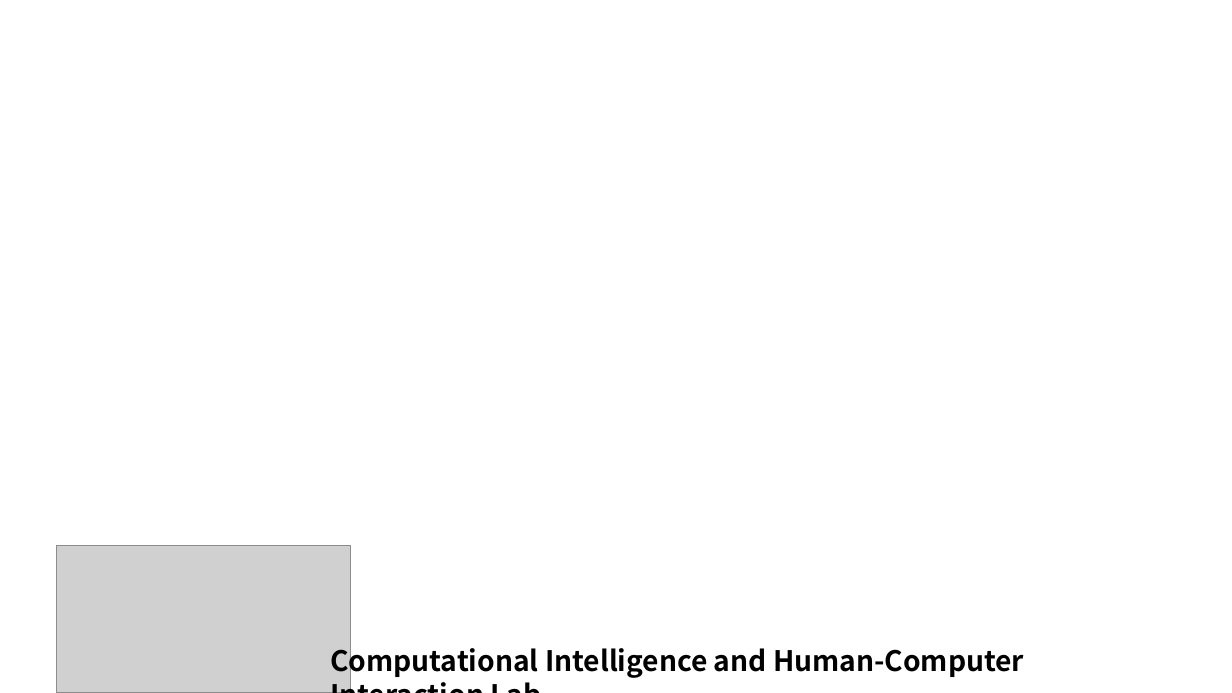
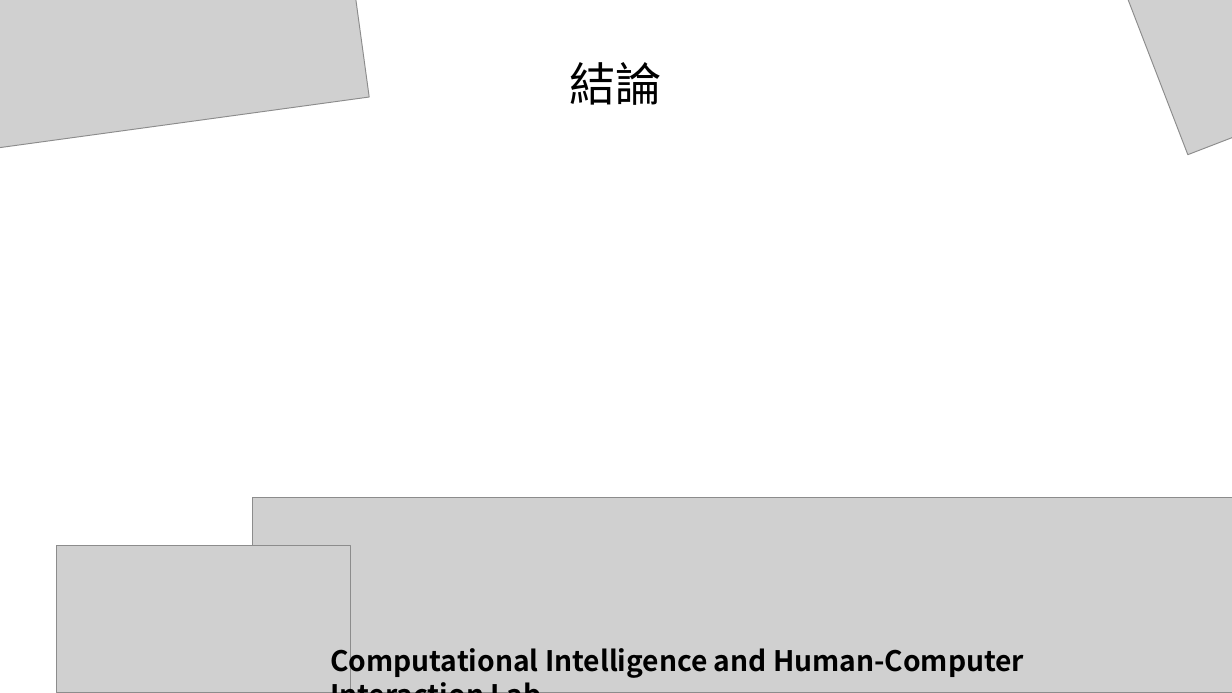
Before and after one commit to MasterSeafood-SeafoodMaster/RL_RobotArm_exe, a slide deck: slide 50 of ppt/簡報.pptx (slide 6 before the commit). Drawn at 1232x693 pixels with LibreOffice and Linux fonts; fonts in the diff are those of the drawing; grey boxes stand for pictures; background and template pictures are left out. Boxes give left, top, right and bottom in pixels: in the first picture for what was removed or moved away, otherwise in the second. Text is boxed around its words. In the diff, an @@ line names an element or a change of style, - is before the commit and + after.

```diff
--- a/ppt/簡報.pptx
+++ b/ppt/簡報.pptx
@@ picture added at [0, 0, 370, 184] @@
@@ picture added at [1072, 0, 1232, 155] @@
@@ text added at [569, 62, 661, 105], 36 pt, text #000000 @@
+結論
@@ picture added at [252, 497, 1232, 693] @@
```
Also in this commit, not shown: 4 other slides changed, 48 slides added, 1 slide removed, 2 other files.
